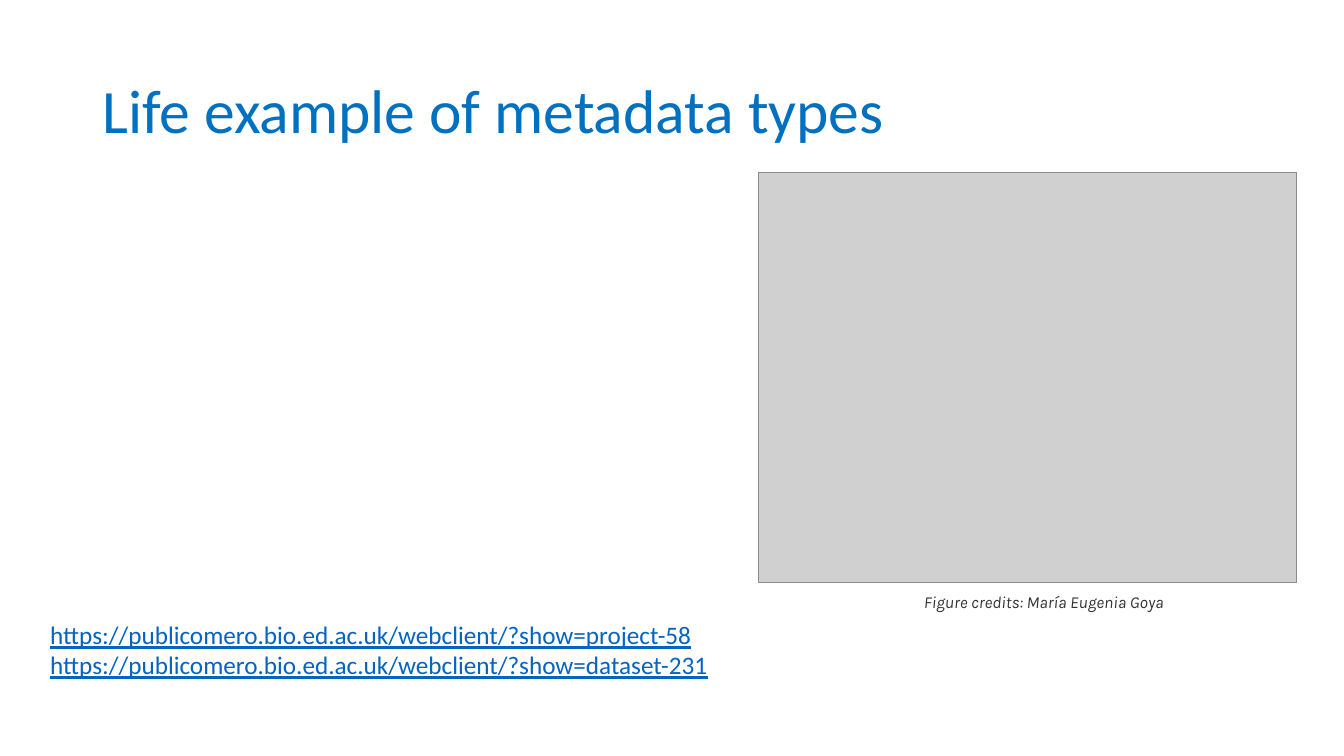
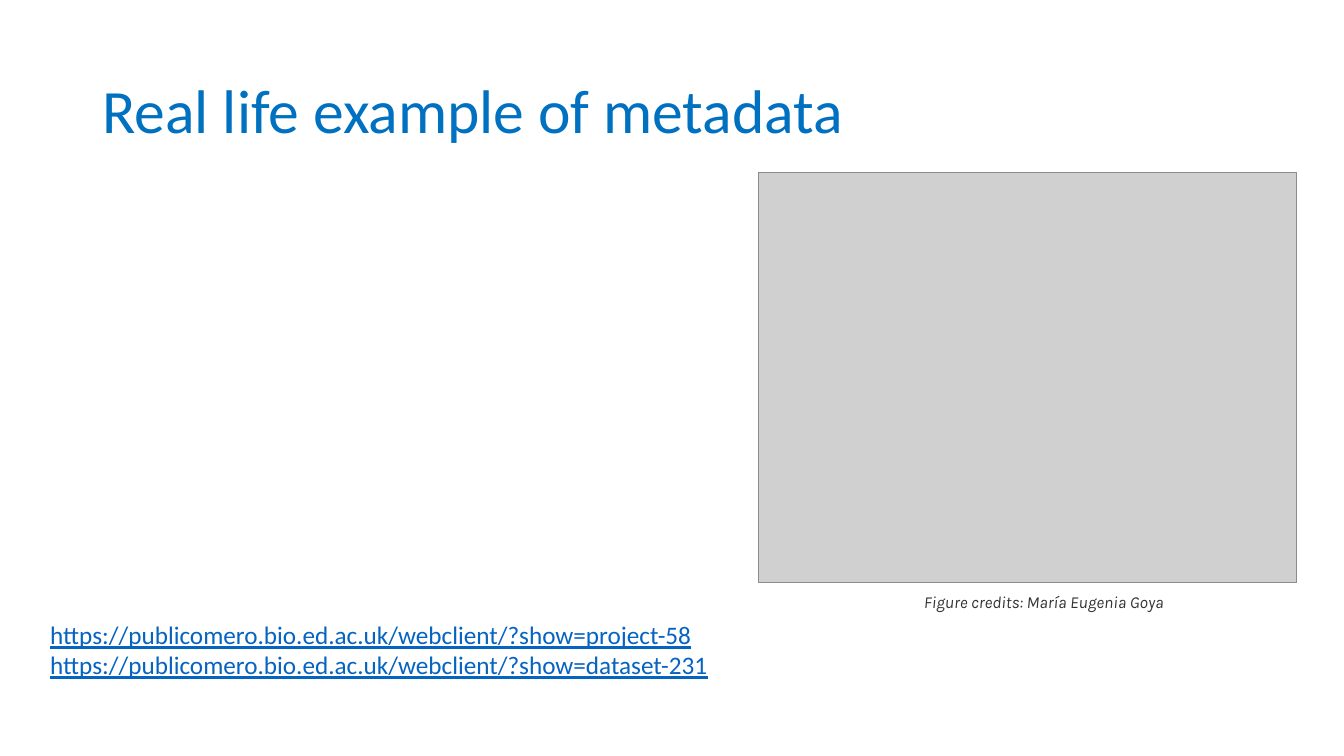
Before and after one commit to tobyhodges/solid-waddle, a slide deck: slide 4 of instructors/05-intro-to-metadata_v2.0.pptx. Drawn at 1344x756 pixels with LibreOffice and Linux fonts; fonts in the diff are those of the drawing; grey boxes stand for pictures; background and template pictures are left out. Boxes give left, top, right and bottom in pixels: in the first picture for what was removed or moved away, otherwise in the second. Text is boxed around its words. In the diff, an @@ line names an element or a change of style, - is before the commit and + after.

Commit message:
updated slides for intro to metadata 19-10-2021

```diff
--- a/instructors/05-intro-to-metadata_v2.0.pptx
+++ b/instructors/05-intro-to-metadata_v2.0.pptx
@@ title at (x1=102, y1=90, x2=843, y2=143): text changed @@
-Life example of metadata types
+Real life example of metadata
```
Also in this commit, not shown: 1 other slide changed, 5 slides added, 1 slide removed.
